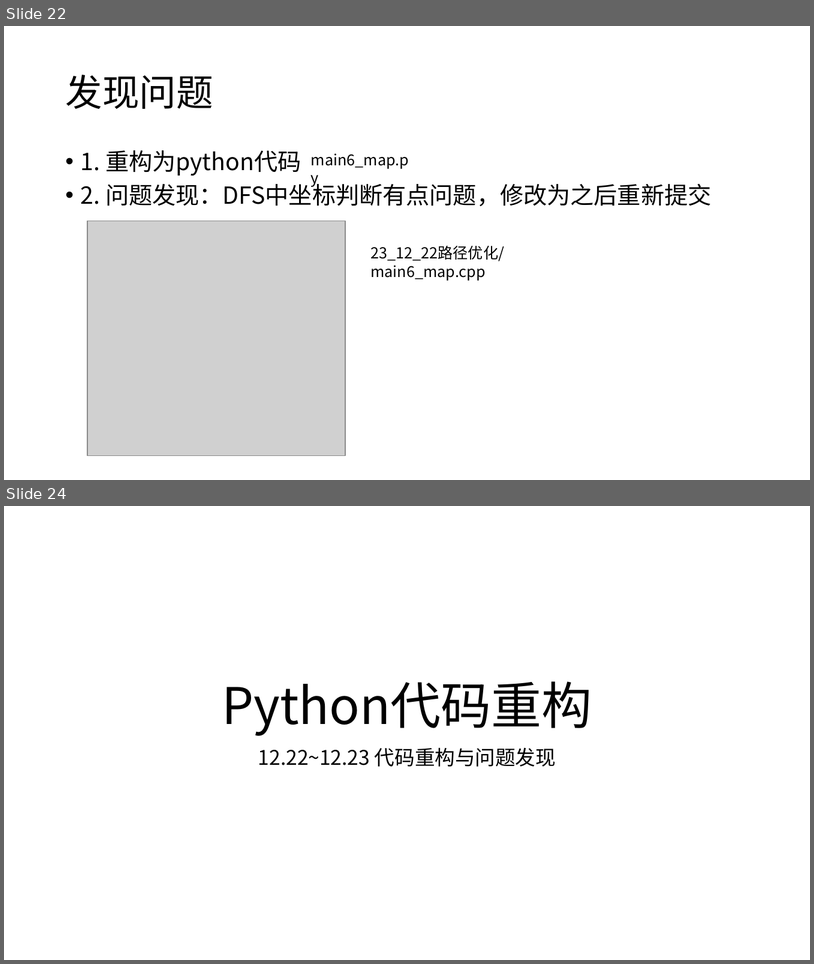
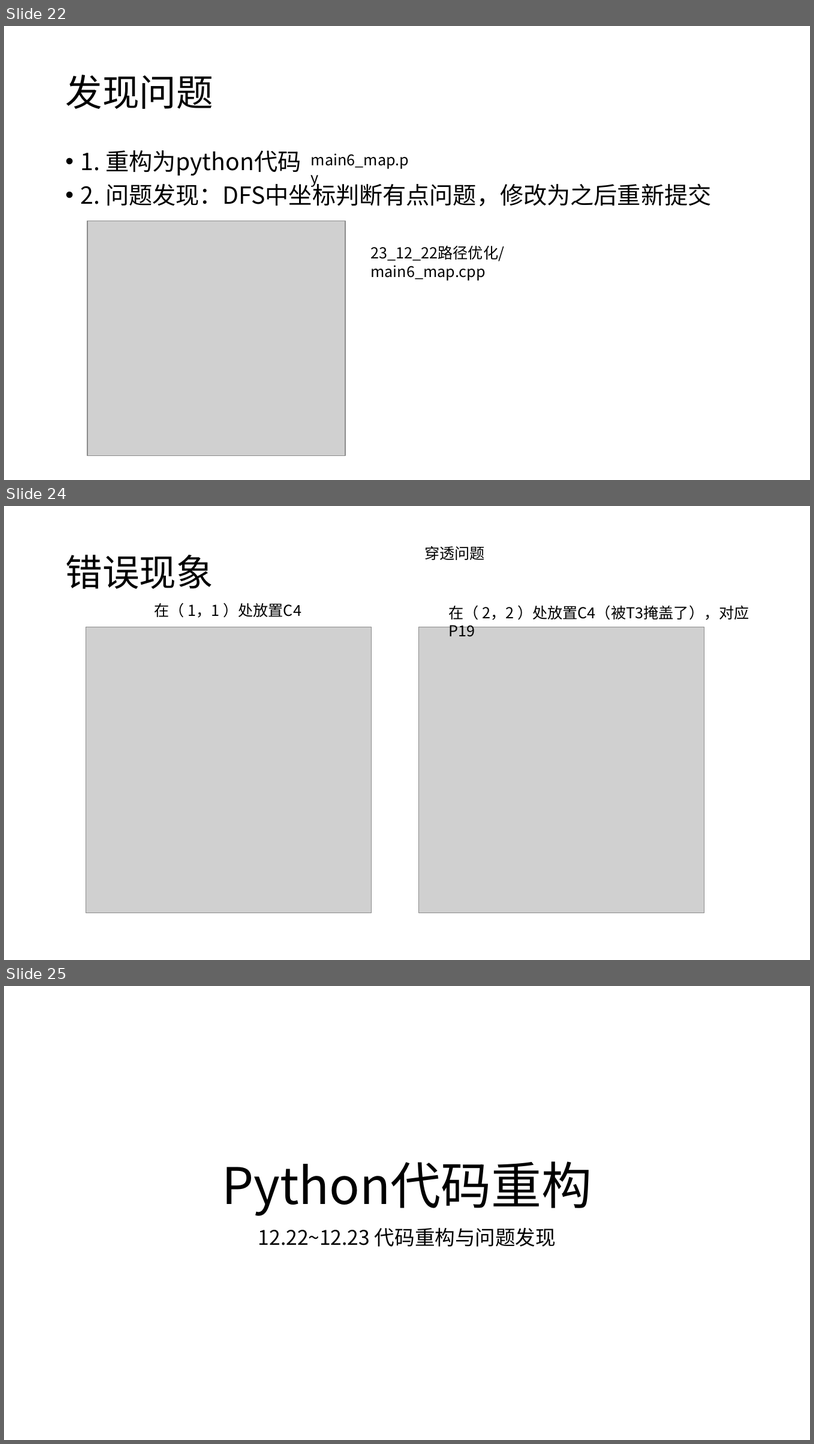
Before and after one commit to HuangDDU/hzy_algorithm, a slide deck: huawei/日志记录.pptx. Shown one above the other, each under a label of ours: slides 22 and 24 before the commit, slides 22, 24 and 25 after it; the slides between them are not shown. The pictures are 814x964 and 814x1444 pixels, drawn with LibreOffice and Linux fonts; fonts in the diff are those of the drawing; grey boxes stand for pictures. Boxes give left, top, right and bottom in pixels: in the first picture for what was removed or moved away, otherwise in the second. Text is boxed around its words. In the diff, an @@ line names an element or a change of style, - is before the commit and + after.

```diff
--- a/huawei/日志记录.pptx
+++ b/huawei/日志记录.pptx
@@ slide 24 added at (4,506,810,960), background #FFFFFF @@
@@ title added at (65,555,213,589), 44 pt, text #000000 @@
+错误现象
@@ text added at (425,546,485,560), 18 pt, text #000000 @@
+穿透问题
@@ text added at (154,603,302,618), 18 pt, text #000000 @@
+在（ 1，1 ）处放置C4
@@ text added at (449,605,750,620), 18 pt, text #000000 @@
+在（ 2，2 ）处放置C4（被T3掩盖了），对应P19
@@ picture added at (86,627,371,913) @@
@@ picture added at (419,627,705,913) @@
@@ what was slide 24 is now slide 25 @@
```
Also in this commit, not shown: 1 slide changed, 2 other slides added, 1 slide removed, 13 other files.
